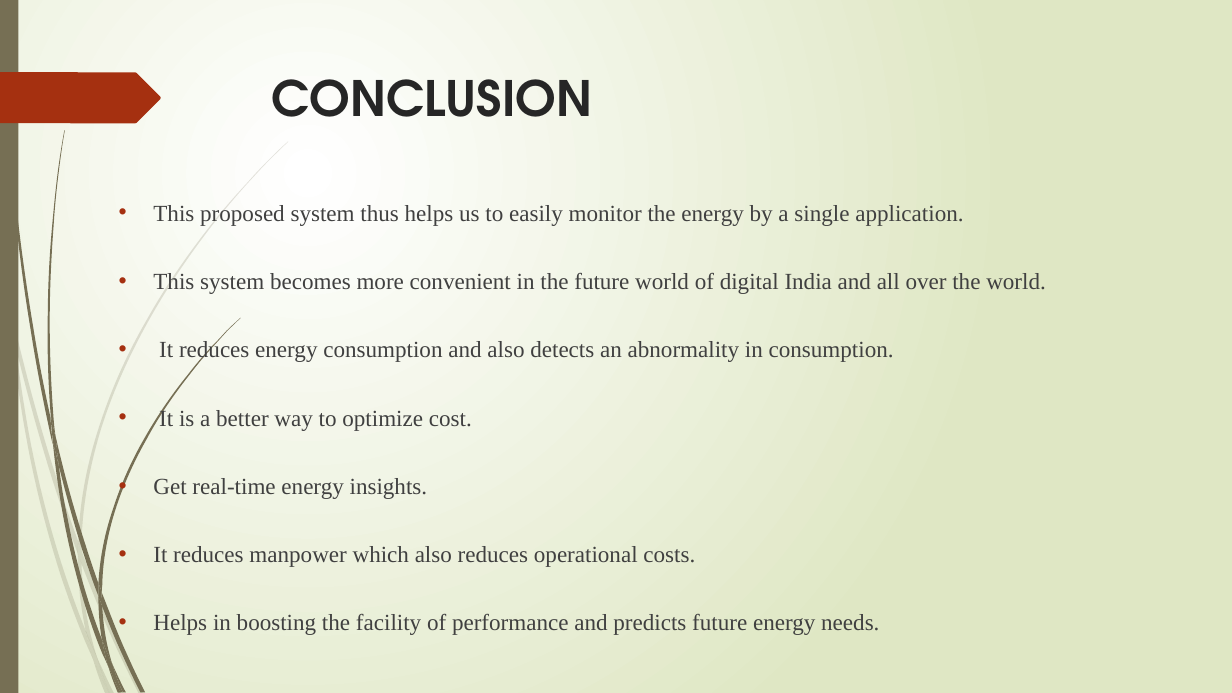
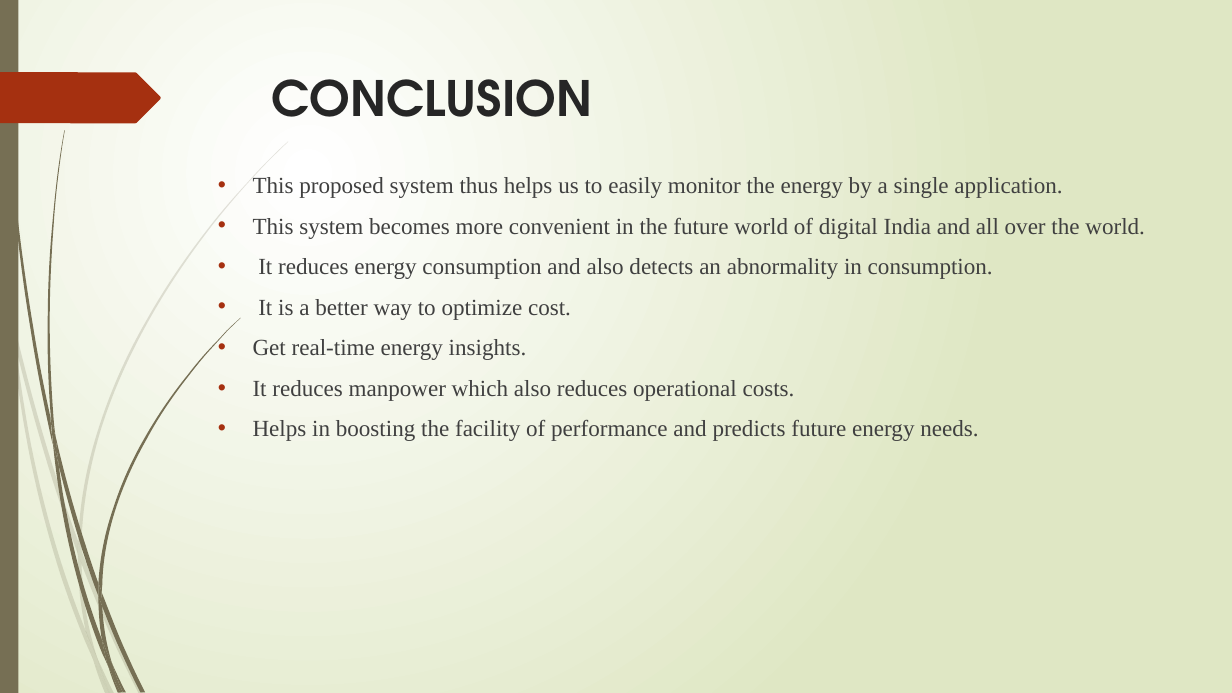
Before and after one commit to preethisheks4m/Batch-1-Smart-Energy-Monitor-App, a slide deck: slide 25 of Documents/B1 ppt.pptx. Drawn at 1232x693 pixels with LibreOffice and Linux fonts; fonts in the diff are those of the drawing. Boxes give left, top, right and bottom in pixels: in the first picture for what was removed or moved away, otherwise in the second. Text is boxed around its words. In the diff, an @@ line names an element or a change of style, - is before the commit and + after.

```diff
--- a/Documents/B1 ppt.pptx
+++ b/Documents/B1 ppt.pptx
@@ text "This proposed system thus helps ...": place and size @@
-text "This proposed system thus helps ..." at [153, 205, 1046, 635]
+text "This proposed system thus helps ..." at [253, 177, 1145, 441]
@@ text "This proposed system thus helps ..." at [253, 177, 1145, 441]: line spacing 2 to 1 @@
```
Also in this commit, not shown: 12 other slides changed, 2 slides added.
